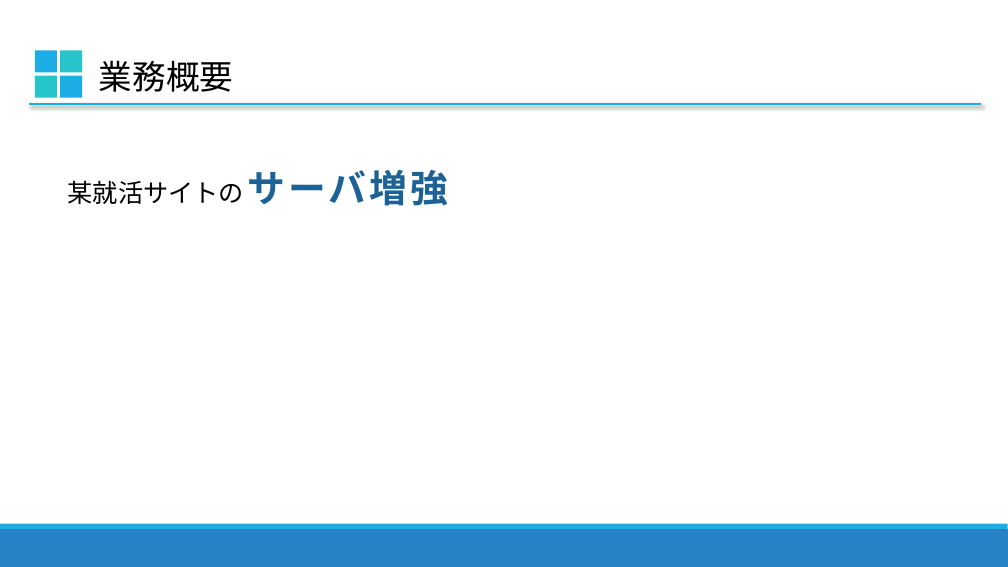
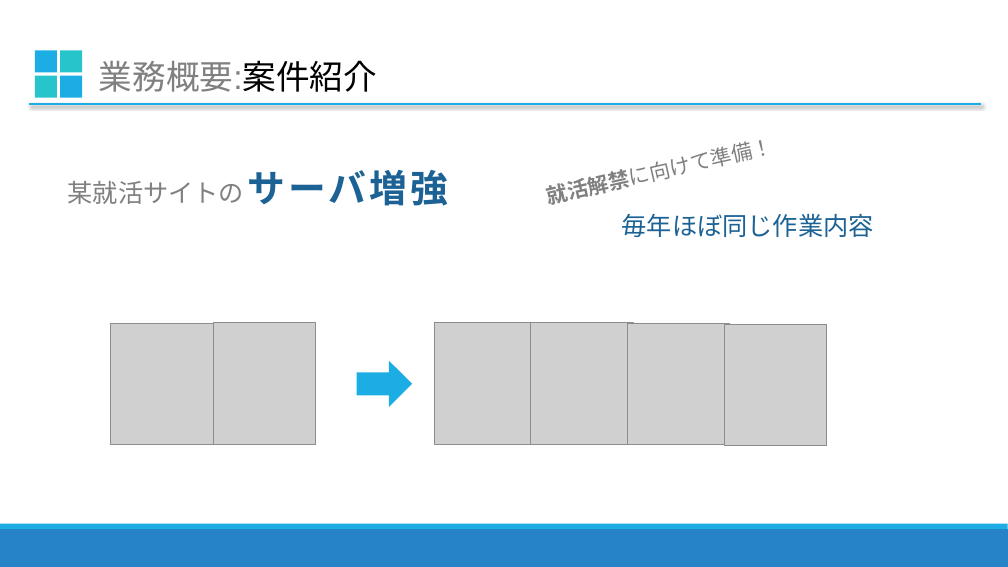
Before and after one commit to frisk1995/excels, a slide deck: slide 6 of sample.pptx (slide 3 before the commit). Drawn at 1008x567 pixels with LibreOffice and Linux fonts; fonts in the diff are those of the drawing; grey boxes stand for pictures. Boxes give left, top, right and bottom in pixels: in the first picture for what was removed or moved away, otherwise in the second. Text is boxed around its words. In the diff, an @@ line names an element or a change of style, - is before the commit and + after.

```diff
--- a/sample.pptx
+++ b/sample.pptx
@@ text at box(99, 60, 377, 92): text changed; text colour #000000 to #808080 @@
-業務概要
+業務概要:案件紹介
@@ text "某就活サイトのサーバ増強" at box(68, 170, 448, 206): text colour #000000 to #808080 in "某就活サイトのサーバ増強" @@
@@ text added at box(549, 156, 692, 205), 20 pt, text #808080 @@
+就活解禁に向けて準備！
@@ text added at box(622, 213, 874, 237), 24 pt, text #1D6294 @@
+毎年ほぼ同じ作業内容
@@ picture added at box(110, 324, 213, 445) @@
@@ picture added at box(213, 323, 316, 444) @@
@@ picture added at box(434, 323, 537, 444) @@
@@ picture added at box(531, 323, 634, 444) @@
@@ picture added at box(627, 324, 730, 445) @@
@@ picture added at box(724, 324, 827, 445) @@
@@ right arrow added at box(357, 361, 412, 407), fill #1CADE4 @@
```
Also in this commit, not shown: 7 other slides changed, 10 slides added, 1 slide removed.
